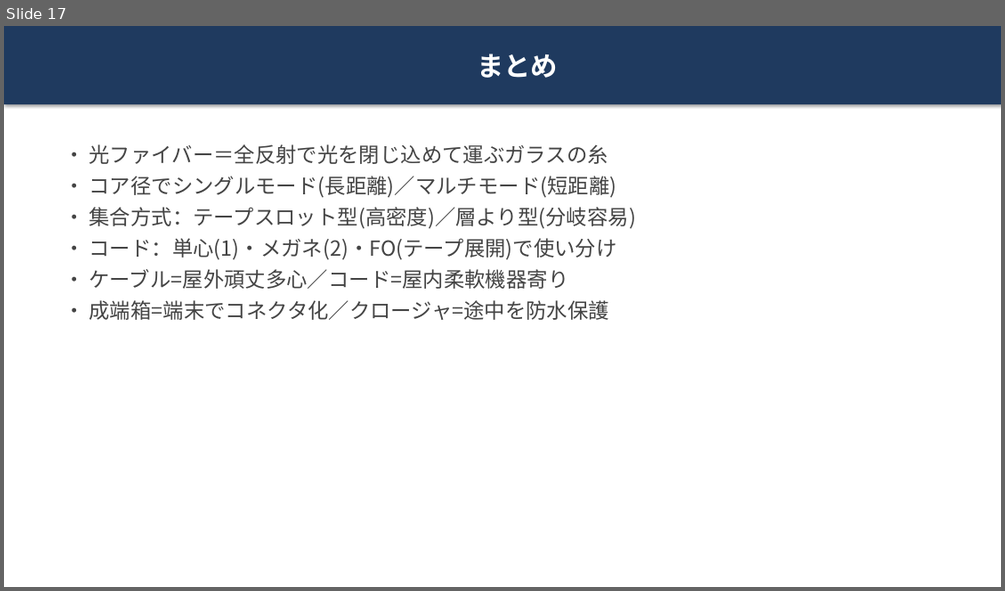
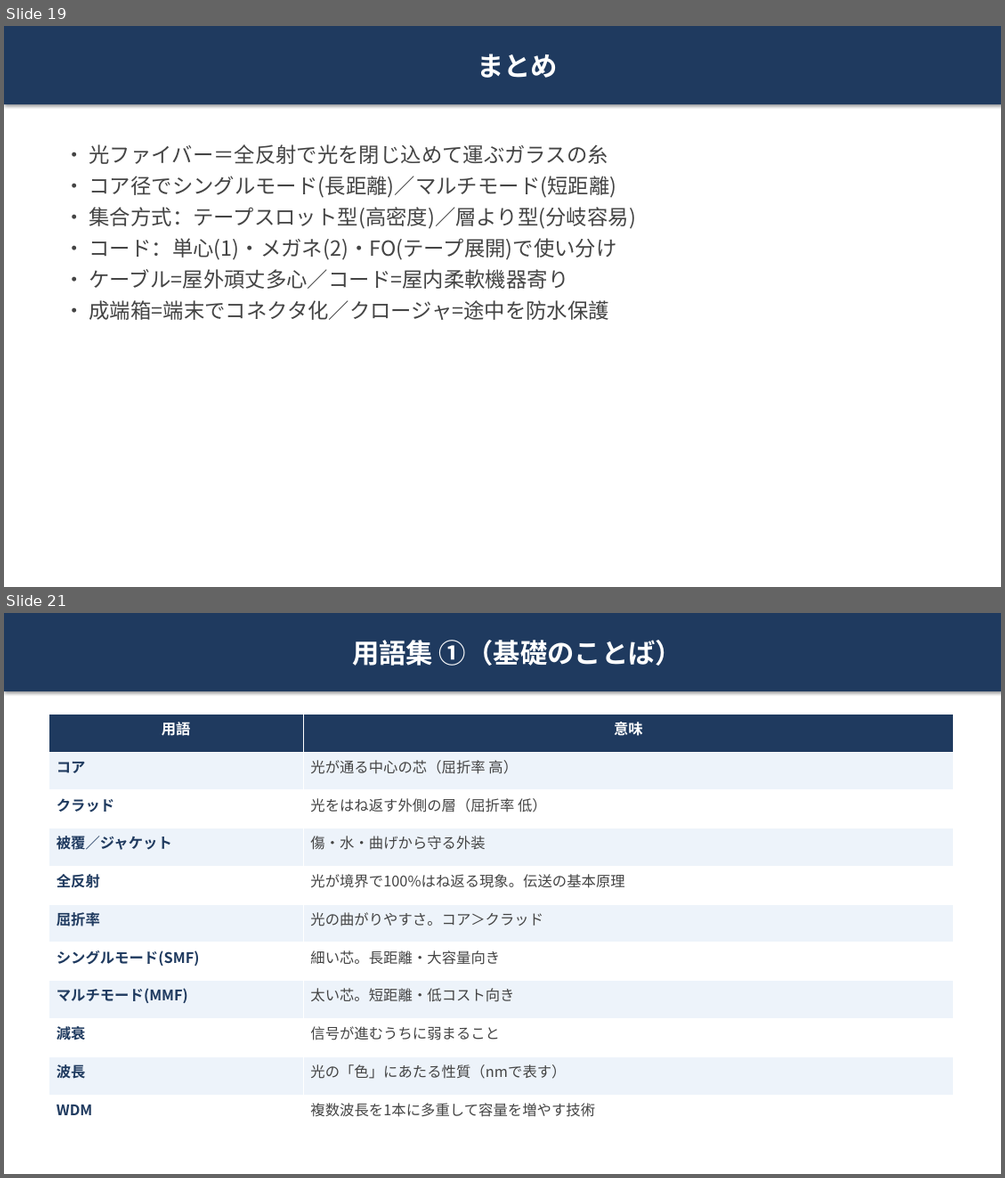
Before and after one commit to tomoyuki0512-hub/test-repository, a slide deck: presentations/optical-fiber-presentation.pptx. Shown one above the other, each under a label of ours: slide 17 before the commit, slides 19 and 21 after it; the slides between them are not shown. The pictures are 1005x591 and 1005x1178 pixels, drawn with LibreOffice and Linux fonts; fonts in the diff are those of the drawing. Boxes give left, top, right and bottom in pixels: in the first picture for what was removed or moved away, otherwise in the second. Text is boxed around its words. In the diff, an @@ line names an element or a change of style, - is before the commit and + after.

```diff
--- a/presentations/optical-fiber-presentation.pptx
+++ b/presentations/optical-fiber-presentation.pptx
@@ slide 21 added at (4,613,1001,1174), background #FFFFFF @@
@@ rectangle added at (4,613,1001,691), fill #1F3A5F, 26 pt, text #FFFFFF, bold @@
+用語集 ①（基礎のことば）
@@ table added at (48,714,954,1133), 11 rows, 2 columns @@
+用語 | 意味
+コア | 光が通る中心の芯（屈折率 高）
+クラッド | 光をはね返す外側の層（屈折率 低）
+被覆／ジャケット | 傷・水・曲げから守る外装
+全反射 | 光が境界で100%はね返る現象。伝送の基本原理
+屈折率 | 光の曲がりやすさ。コア＞クラッド
+シングルモード(SMF) | 細い芯。長距離・大容量向き
+マルチモード(MMF) | 太い芯。短距離・低コスト向き
+減衰 | 信号が進むうちに弱まること
+波長 | 光の「色」にあたる性質（nmで表す）
+WDM | 複数波長を1本に多重して容量を増やす技術
@@ what was slide 17 is now slide 19 @@
```
Also in this commit, not shown: 1 slide changed, 4 other slides added, 1 other file.
